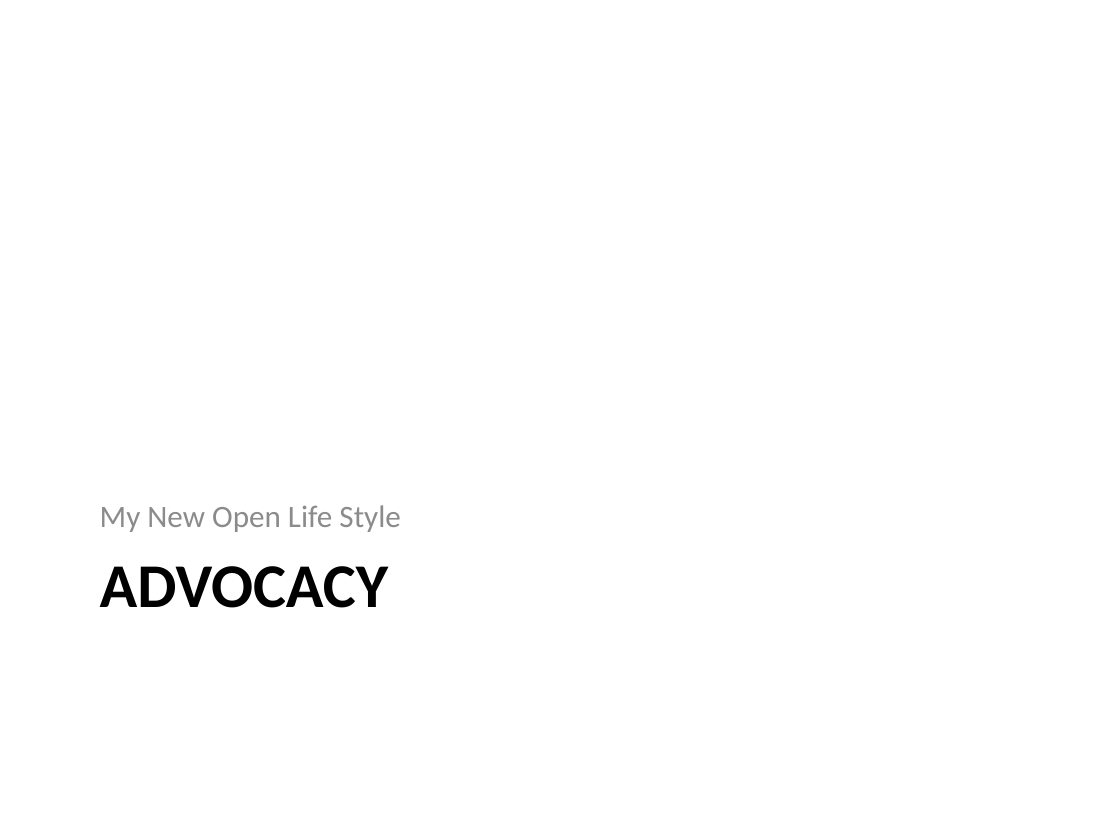
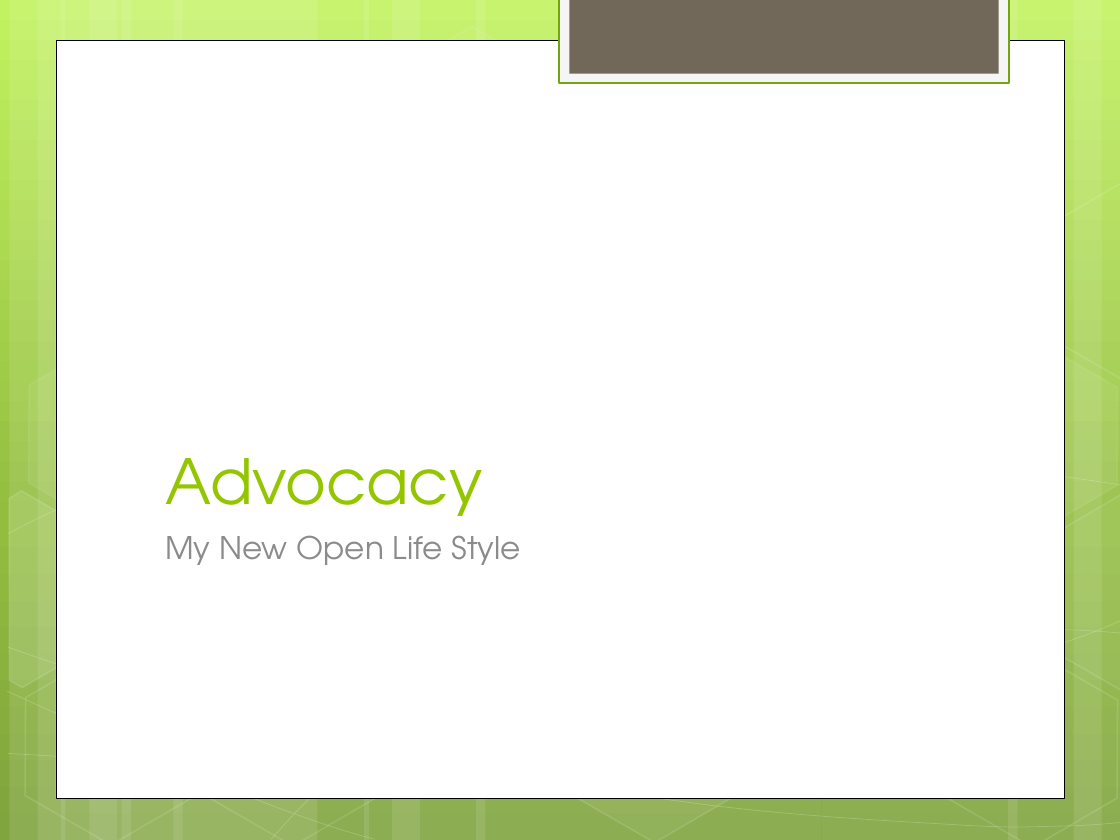
Before and after one commit to zoechao/teaching, a slide deck: slide 27 of maryland-lecture.pptx. Drawn at 1120x840 pixels with LibreOffice and Linux fonts; fonts in the diff are those of the drawing. Boxes give left, top, right and bottom in pixels: in the first picture for what was removed or moved away, otherwise in the second. Text is boxed around its words. In the diff, an @@ line names an element or a change of style, - is before the commit and + after.

```diff
--- a/maryland-lecture.pptx
+++ b/maryland-lecture.pptx
@@ background #FFFFFF to gradient #C3F35F to #93BF3F to #81A53E @@
@@ rectangle added at <box>559,0,1009,83</box>, fill #F5F5F5, outline #74A510 1.25 pt @@
@@ rectangle added at <box>569,0,998,74</box>, fill #71685A @@
@@ rectangle added at <box>56,40,1064,797</box>, fill #FFFFFF, outline #000000 0.5 pt @@
@@ group added at <box>0,0,1120,840</box>: 12 rectangles, 8 freeform shapes, 8 hexagons @@
@@ title "Advocacy" at <box>165,458,482,516</box>: vertical alignment top to bottom @@
@@ title at <box>165,458,482,516</box>: text changed; font Calibri to TeX Gyre Adventor; text colour #000000 to #94C600; bold off @@
-ADVOCACY
+Advocacy
@@ text "My New Open Life Style": place and size @@
-text "My New Open Life Style" at <box>100,505,400,532</box>
+text "My New Open Life Style" at <box>165,535,521,565</box>
@@ text "My New Open Life Style" at <box>165,535,521,565</box>: font Calibri to TeX Gyre Adventor; vertical alignment bottom to top @@
```
Also in this commit, not shown: 30 other slides changed, 3 slides added, 3 slides removed.
